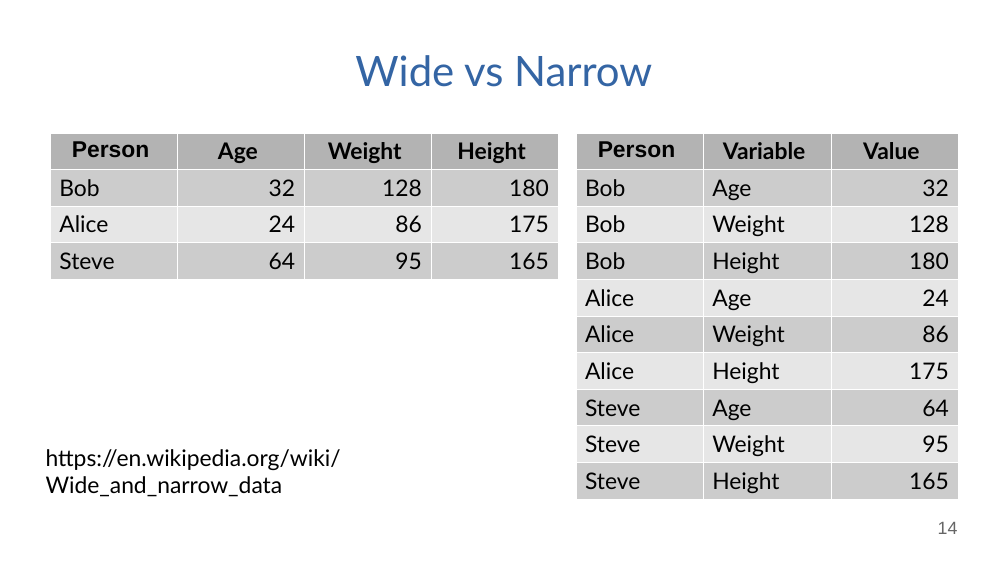
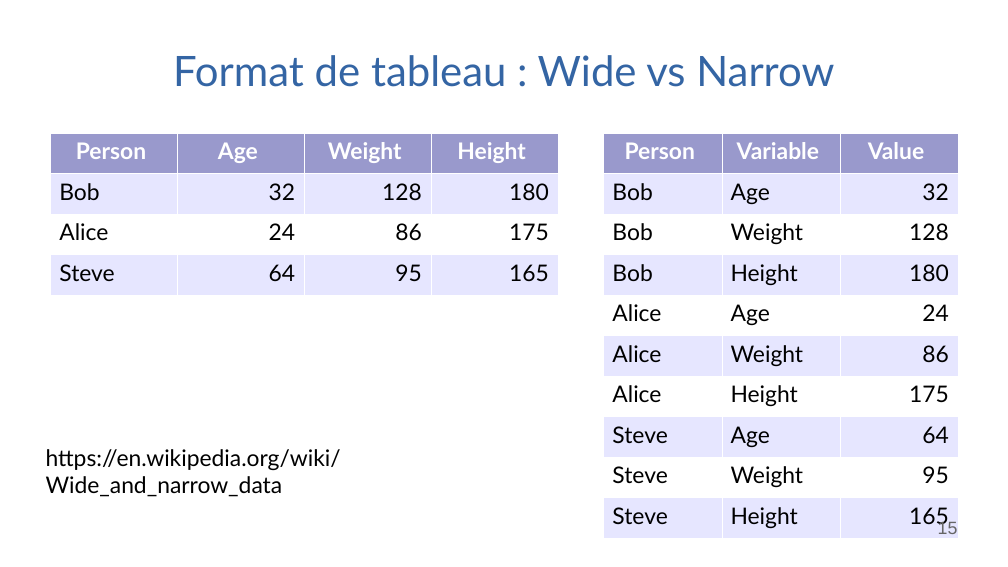
Before and after one commit to pierre-haessig/matlab-data-course, a slide deck: slide 15 of BE Data diapos.odp (slide 14 before the commit). Drawn at 1008x567 pixels with LibreOffice and Linux fonts; fonts in the diff are those of the drawing. Boxes give left, top, right and bottom in pixels: in the first picture for what was removed or moved away, otherwise in the second. Text is boxed around its words. In the diff, an @@ line names an element or a change of style, - is before the commit and + after.

```diff
--- a/BE Data diapos.odp
+++ b/BE Data diapos.odp
@@ title at (173, 55, 834, 87): text changed @@
-Wide vs Narrow
+Format de tableau : Wide vs Narrow
@@ table at (50, 133, 559, 286) @@
@@ fill #B3B3B3 to #9999CC in row 1 @@
@@ fill #CCCCCC to #E6E6FF in 8 cells @@
@@ fill #E6E6E6 to #FFFFFF in row 3 @@
@@ font Arial to Lato in "Person" @@
@@ text colour #000000 to #FFFFFF in "Person", "Age", "Weight", "Height" @@
@@ table at (604, 133, 958, 533) @@
@@ fill #B3B3B3 to #9999CC in row 1 @@
@@ fill #CCCCCC to #E6E6FF in 15 cells @@
@@ fill #E6E6E6 to #FFFFFF in 12 cells @@
@@ font Arial to Lato in "Person" @@
@@ text colour #000000 to #FFFFFF in "Person", "Variable", "Value" @@
@@ table: place and size @@
-table at (576, 133, 958, 497)
+table at (604, 133, 958, 533)
@@ page number at (938, 520, 958, 534): text changed @@
-14
+15
```
Also in this commit, not shown: 6 other slides changed, 10 slides added, 6 slides removed, 5 other files.
